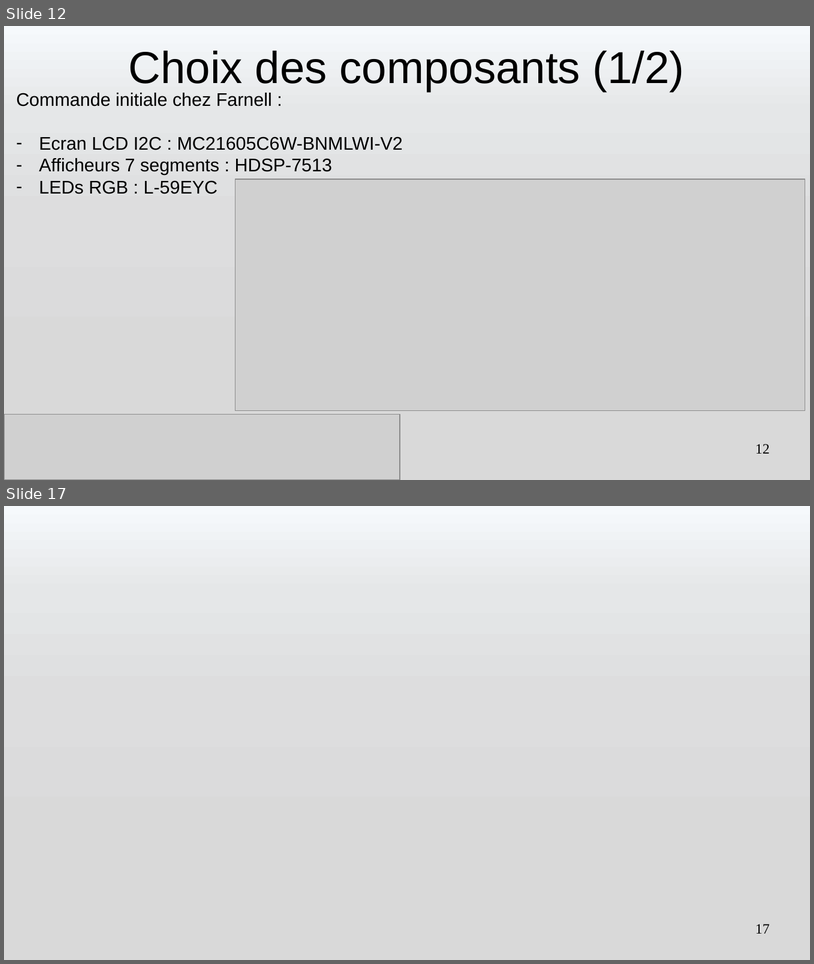
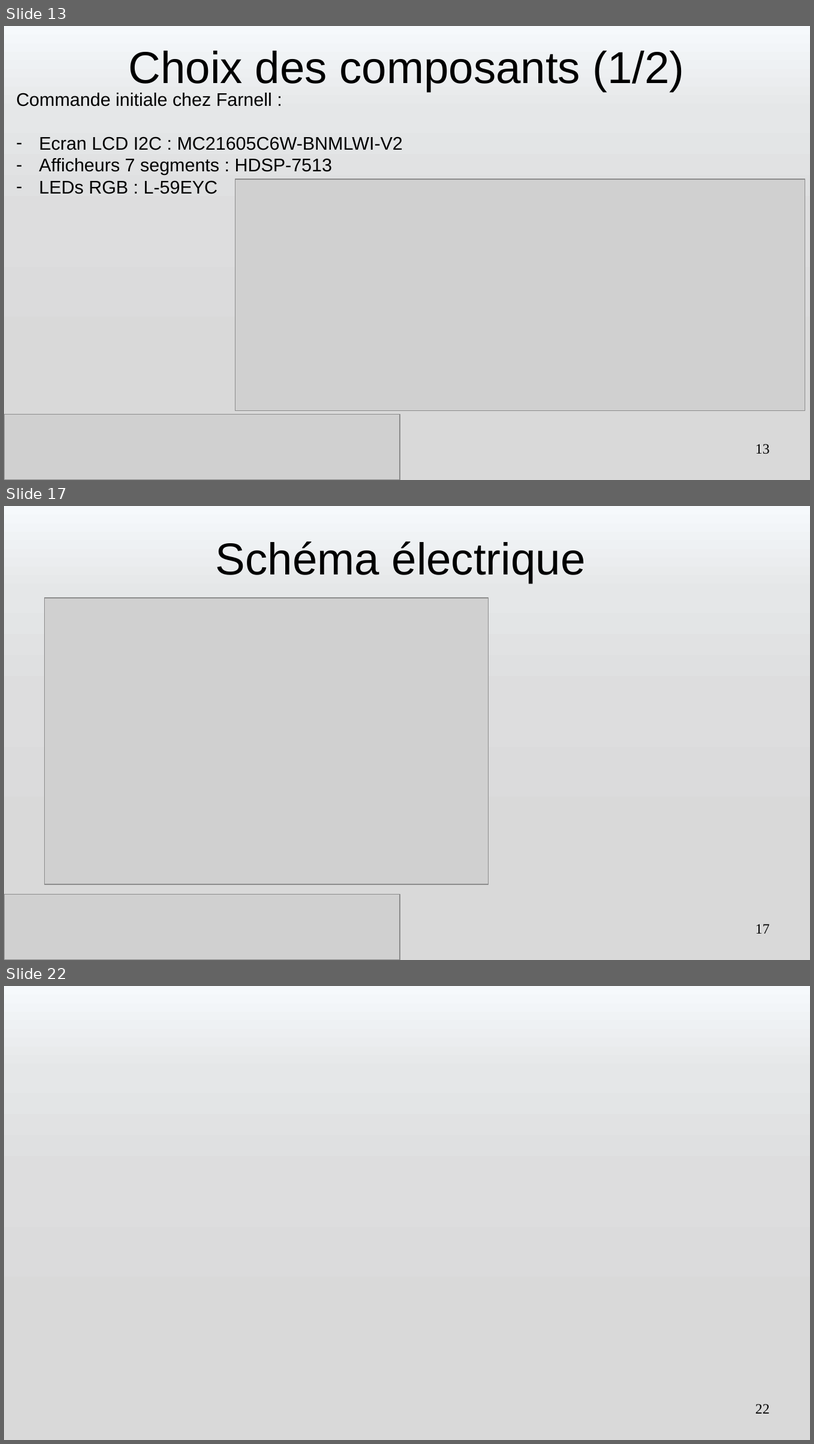
Before and after one commit to romain327/machine-turing, a slide deck: presentation/Presentation Machine de Turing.pptx. Shown one above the other, each under a label of ours: slides 12 and 17 before the commit, slides 13, 17 and 22 after it; the slides between them are not shown. The pictures are 814x964 and 814x1444 pixels, drawn with LibreOffice and Linux fonts; fonts in the diff are those of the drawing; grey boxes stand for pictures; background and template pictures are left out. Boxes give left, top, right and bottom in pixels: in the first picture for what was removed or moved away, otherwise in the second. Text is boxed around its words. In the diff, an @@ line names an element or a change of style, - is before the commit and + after.

```diff
--- a/presentation/Presentation Machine de Turing.pptx
+++ b/presentation/Presentation Machine de Turing.pptx
@@ slide 17 added at (4, 506, 810, 960), background gradient #F6F9FC to #E5E7E8 to #DDDDDE to #D9D9D9 @@
@@ title added at (216, 541, 586, 583), 44 pt, text #000000 @@
+Schéma électrique
@@ picture added at (44, 598, 489, 885) @@
@@ picture added at (4, 895, 323, 960) @@
@@ picture added at (4, 894, 400, 960) @@
@@ page number added at (756, 924, 770, 933), 14 pt, text #000000 @@
+17
@@ what was slide 12 is now slide 13 @@
@@ page number at (756, 444, 770, 454): text changed @@
-12
+13
@@ what was slide 17 is now slide 22 @@
@@ page number at (756, 1404, 770, 1413): text changed @@
-17
+22
```
Also in this commit, not shown: 13 slides changed, 5 other slides added, 1 slide removed, 12 other files.
